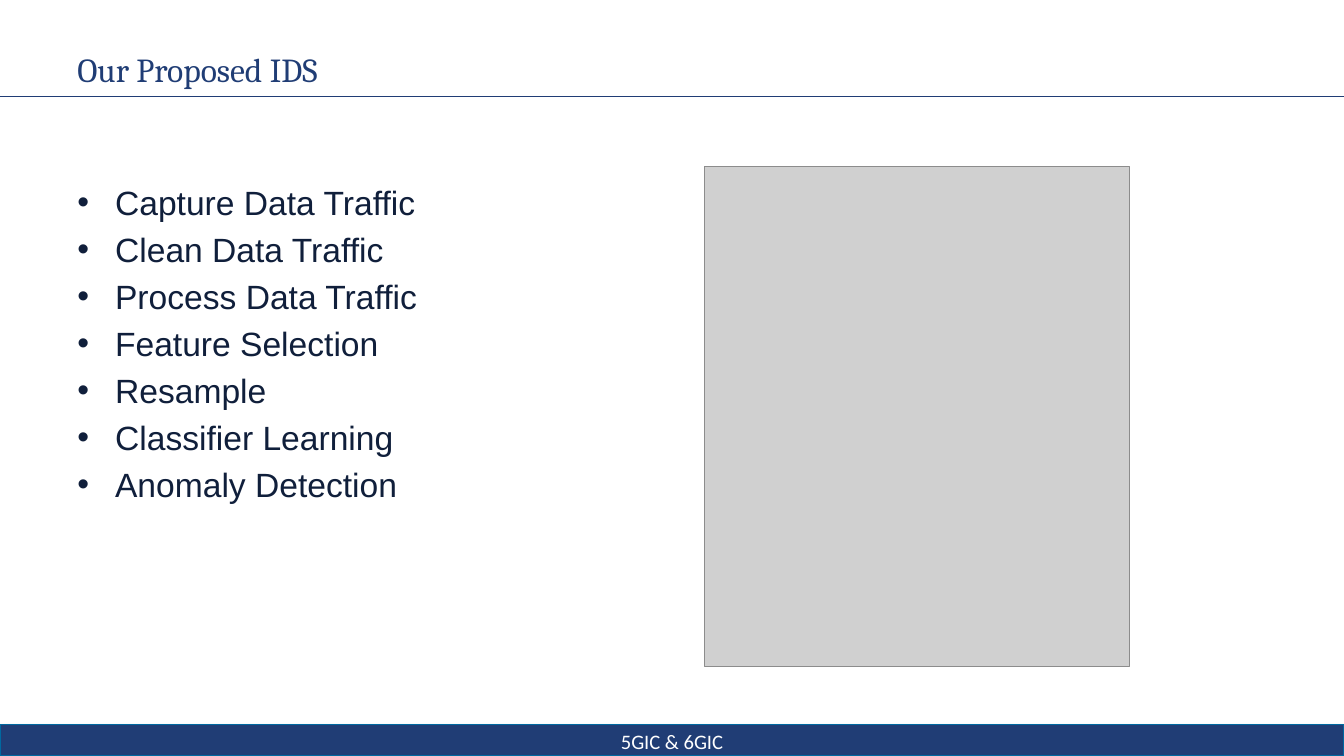
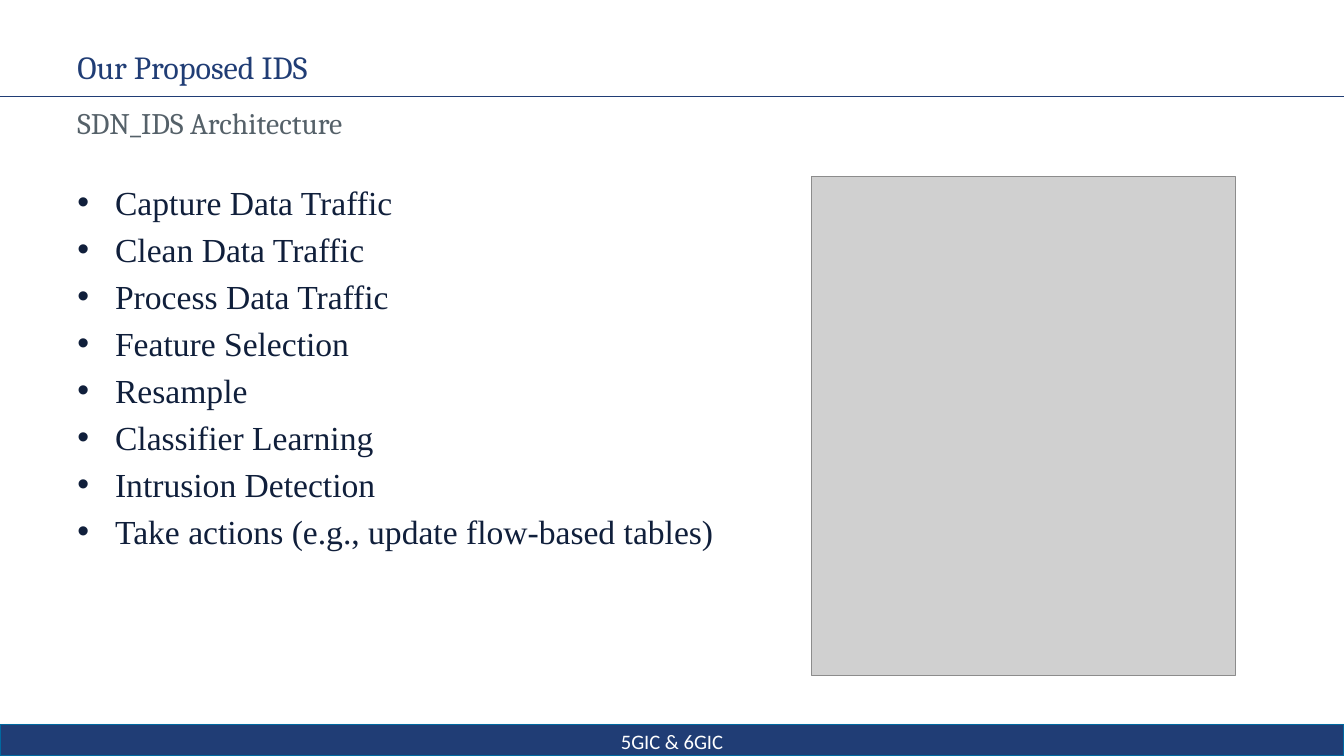
Before and after one commit to sotirischatzimiltis/SDN_IDS, a slide deck: slide 4 of Papers/SDN_IoT_Presentation.pptx. Drawn at 1344x756 pixels with LibreOffice and Linux fonts; fonts in the diff are those of the drawing; grey boxes stand for pictures; background and template pictures are left out. Boxes give left, top, right and bottom in pixels: in the first picture for what was removed or moved away, otherwise in the second. Text is boxed around its words. In the diff, an @@ line names an element or a change of style, - is before the commit and + after.

```diff
--- a/Papers/SDN_IoT_Presentation.pptx
+++ b/Papers/SDN_IoT_Presentation.pptx
@@ title "Our Proposed IDS" at box(77, 56, 308, 86): size 24 to 23 pt; line spacing 1 to 0.9 @@
@@ text added at box(77, 113, 342, 138), 21.3 pt, text #556169 @@
+SDN_IDS Architecture
@@ picture: place and size @@
-picture at box(705, 166, 1129, 666)
+picture at box(812, 176, 1236, 676)
@@ text at box(115, 191, 392, 456): font Arial to Times New Roman in "Capture Data Traffic", "Clean Data Traffic", "Process Data Traffic", "Feature Selection" and 2 more places @@
@@ text at box(115, 474, 713, 550): text changed; font Arial to Times New Roman @@
-• Anomaly Detection
+• Intrusion Detection
+• Take actions (e.g., update flow-based tables)
```
Also in this commit, not shown: 4 other slides changed, 2 slides added.
